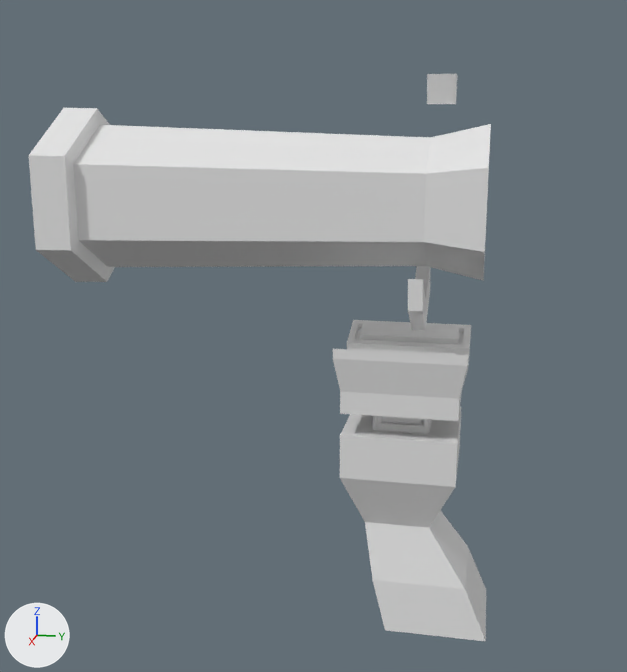
One commit to the Blender file Assets/Models/futuregun.blend: the scene before it, then after it.
The view is the same before and after, from a 50 mm camera at (0.714, 0.077, 0.345) aimed at (-0.001, -0.066, 0.167). Arrows for +X, +Y and +Z are at lower left; the lights stay in place.
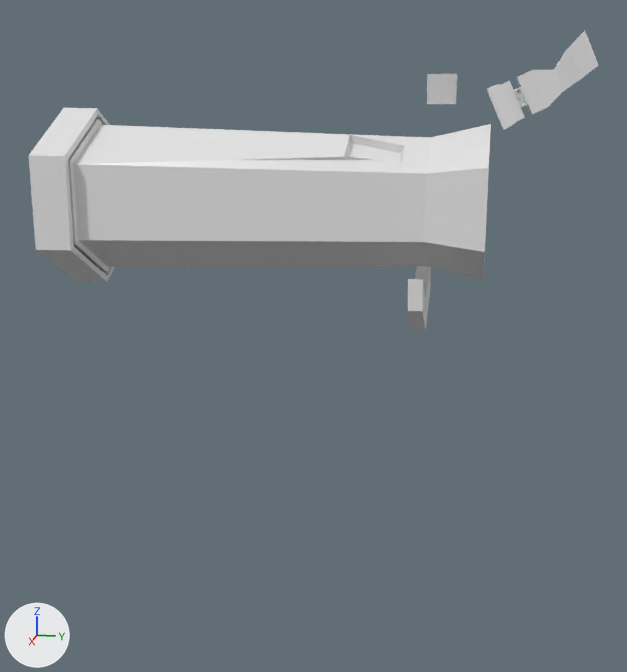
The edits, one by one:
Material 'Emissive' (mat_emissive) is new.
Its base color is (0.8, 0.8, 0.8) (white #e7e7e7).
me_cylinder is used by ob_cylinder; location (0.0, 0.014, 0.213); scale (0.0621, 0.0621, 0.0621).
me_cylinder had 90 vertices, 86 faces and spanned x -1.06..1.06, y -4.81..1.0, z -0.1..2.33.
me_cylinder now has 134 vertices, 129 faces and spans x -1.06..1.06, y -4.81..1.0, z -0.1..2.33.
Part 1, on me_cylinder:
12 faces are deleted.
32 vertices are added at x -0.97..0.97, y -4.4..-0.05, z -0.01..2.24.
12 new vertices lie (0.0, 0.11, 0.0) away from vertices in x -0.97..0.97, y -4.4, z -0.01..2.24.
47 new faces join them, mat_material (white #e7e7e7).
8 new faces join them, mat_emissive (white #e7e7e7).
me_cylinder now uses material mat_material (white #e7e7e7).
me_cylinder now uses material mat_emissive (white #e7e7e7).
Object 'Cube' (ob_cube) moves from (0.0, 0.014, 0.011) to (-0.005, 0.125, 0.377).
Object 'Cube' (ob_cube) turns from (0, 0, 0) to (115, 0, 0) degrees about x, y and z.
Object 'Cube' (ob_cube) is rescaled from (0.0477, 0.0477, 0.0477) to (0.0152, 0.0152, 0.0152).

Boxes [x1, y1, x2, y2] around the edits, measured in the pictures (627 x 672 px):
'Cube', moved, turned, rescaled
    before: [333, 320, 486, 641]
    after: [487, 31, 598, 130]
part 1 of me_cylinder, built on
    both: [65, 113, 413, 278]
